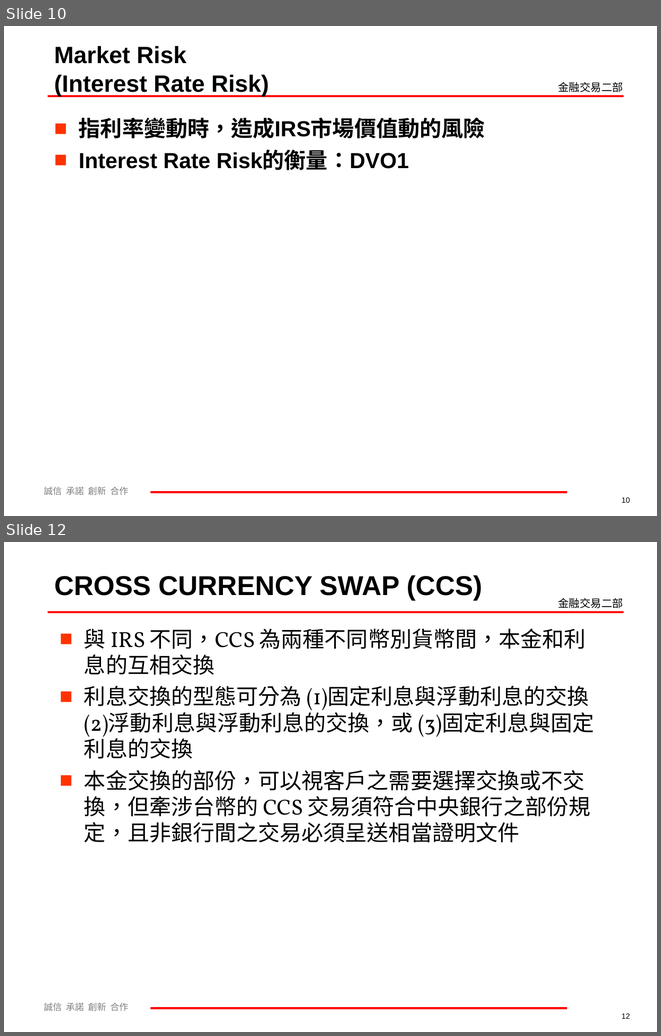
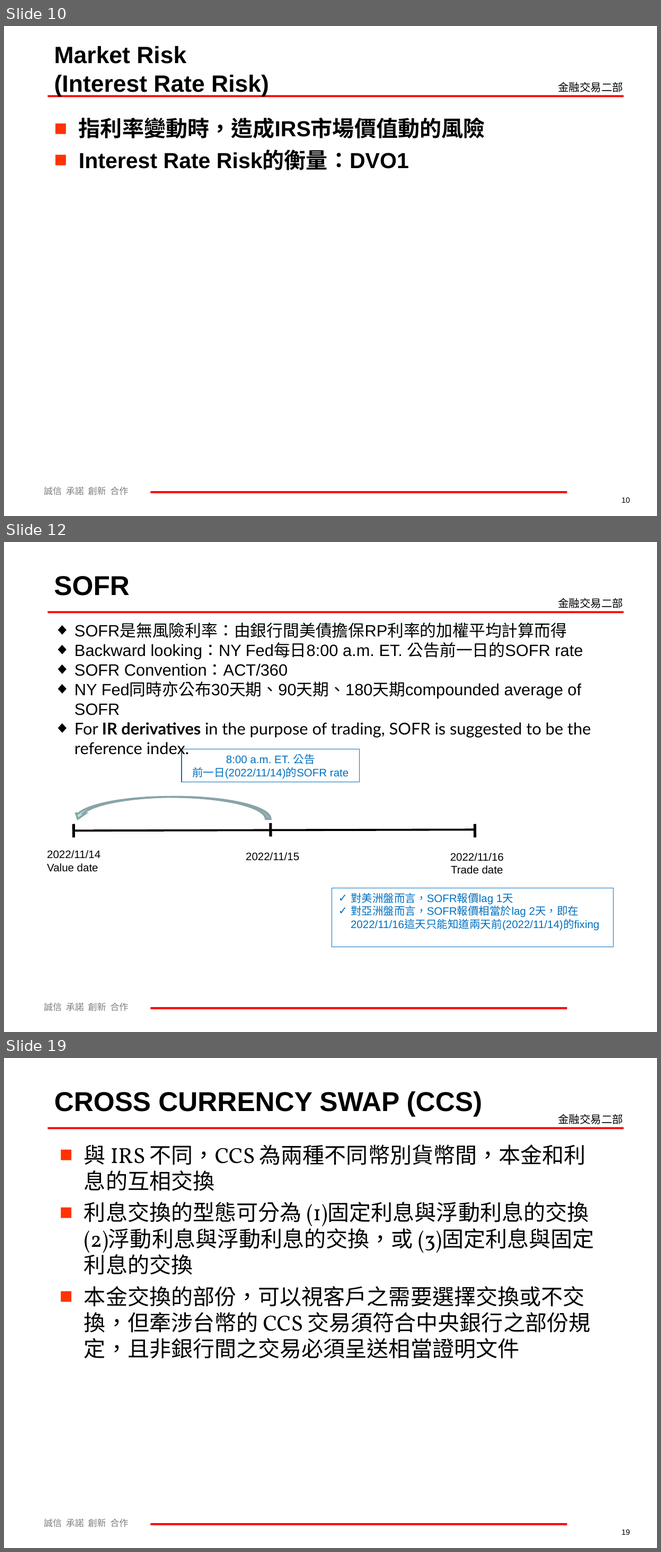
Before and after one commit to mark838308/Mark-Wang, a slide deck: 利率及衍生性商品介紹60分鐘課程.ppt. Shown one above the other, each under a label of ours: slides 10 and 12 before the commit, slides 10, 12 and 19 after it; the slides between them are not shown. The pictures are 661x1036 and 661x1552 pixels, drawn with LibreOffice and Linux fonts; fonts in the diff are those of the drawing; background and template pictures are left out. Boxes give left, top, right and bottom in pixels: in the first picture for what was removed or moved away, otherwise in the second. Text is boxed around its words. In the diff, an @@ line names an element or a change of style, - is before the commit and + after.

```diff
--- a/利率及衍生性商品介紹60分鐘課程.ppt
+++ b/利率及衍生性商品介紹60分鐘課程.ppt
@@ slide 12 added at <box>4,542,657,1032</box>, background #FFFFFF; not listed: 4 template elements that a slide beside it also shows @@
@@ text added at <box>54,576,129,596</box>, 30 pt, text #000000, bold @@
+SOFR
@@ text added at <box>74,624,591,757</box>, 18 pt, text #000000 @@
+◆ SOFR是無風險利率：由銀行間美債擔保RP利率的加權平均計算而得
+◆ Backward looking：NY Fed每日8:00 a.m. ET. 公告前一日的SOFR rate
+◆ SOFR Convention：ACT/360
+◆ NY Fed同時亦公布30天期、90天期、180天期compounded average of SOFR
+◆ For IR derivatives in the purpose of trading, SOFR is suggested to be the reference index.
@@ ellipse added at <box>567,823,601,857</box>, outline #FFFFFF 2.49 pt @@
@@ group added at <box>47,749,613,947</box>: 4 lines, 3 texts, 2 rectangles, 1 freeform shape @@
+2022/11/14
+Value date
+2022/11/16
+Trade date
+8:00 a.m. ET. 公告
+前一日(2022/11/14)的SOFR rate
+✓ 對美洲盤而言，SOFR報價lag 1天
+✓ 對亞洲盤而言，SOFR報價相當於lag 2天，即在2022/11/16這天只能知道兩天前(2022/11/14)的fixing
+2022/11/15
@@ arrow added from (490, 910) to (567, 857), #FFFFFF 2.49 pt @@
@@ what was slide 12 is now slide 19 @@
@@ page number at <box>621,1529,630,1534</box>: text changed @@
-12
+19
```
Also in this commit, not shown: 6 slides changed, 6 other slides added.
